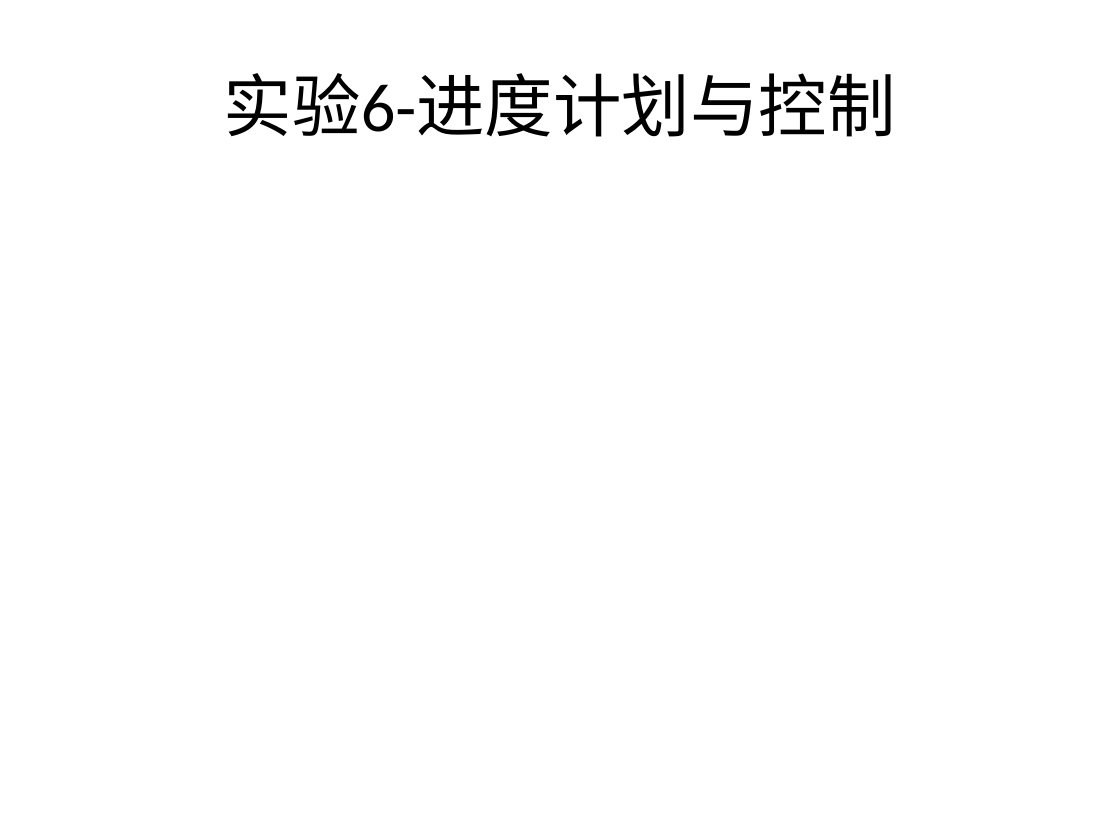
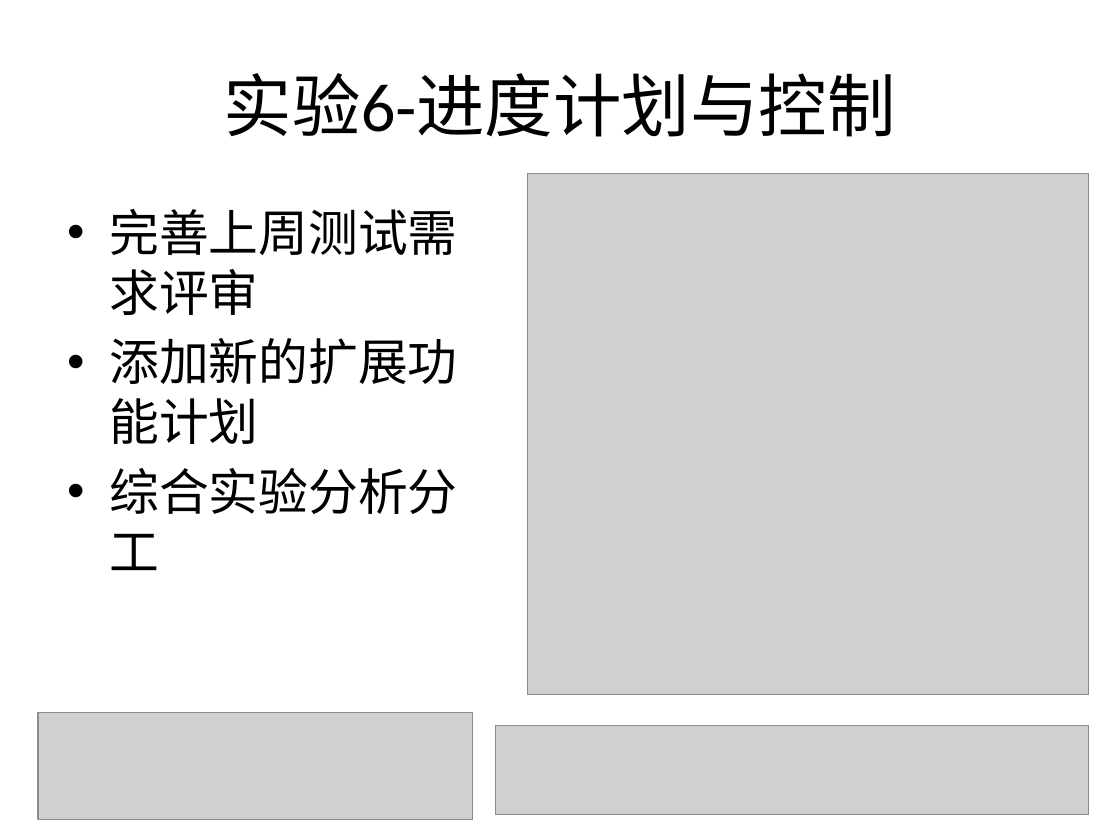
Before and after one commit to bhsei/16TeamC, a slide deck: slide 3 of 2.项目PPT/第十四周进度.pptx. Drawn at 1120x840 pixels with LibreOffice and Linux fonts; fonts in the diff are those of the drawing; grey boxes stand for pictures. Boxes give left, top, right and bottom in pixels: in the first picture for what was removed or moved away, otherwise in the second. Text is boxed around its words. In the diff, an @@ line names an element or a change of style, - is before the commit and + after.

Commit message:
14-添加进度控制ppt，修改mpp

```diff
--- a/2.项目PPT/第十四周进度.pptx
+++ b/2.项目PPT/第十四周进度.pptx
@@ picture added at [528,174,1089,694] @@
@@ text added at [109,209,458,570], 32 pt, text #000000 @@
+• 完善上周测试需求评审
+• 添加新的扩展功能计划
+• 综合实验分析分工
@@ picture added at [38,712,473,819] @@
@@ picture added at [495,726,1089,815] @@
```
Also in this commit, not shown: 1 other file.
